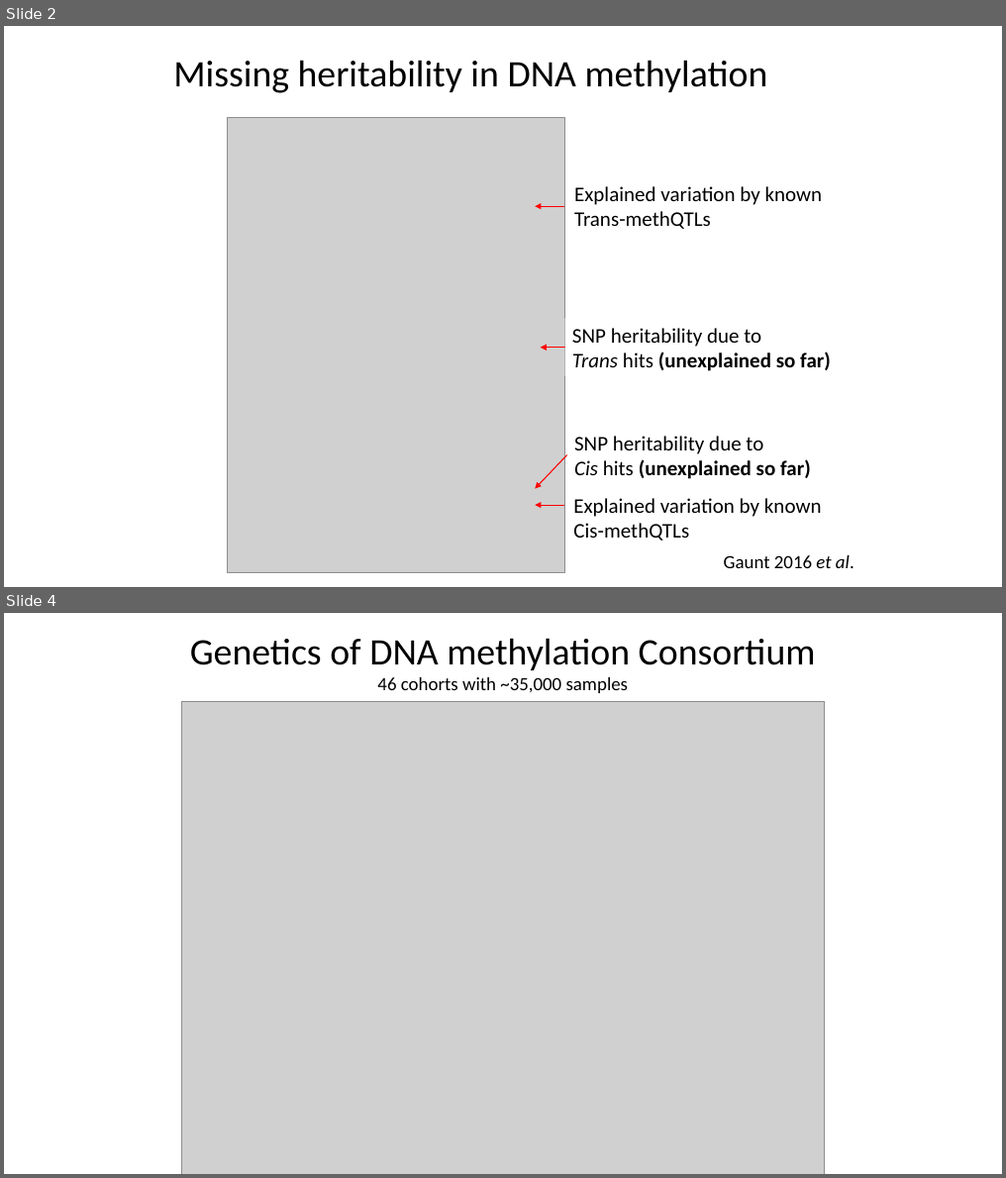
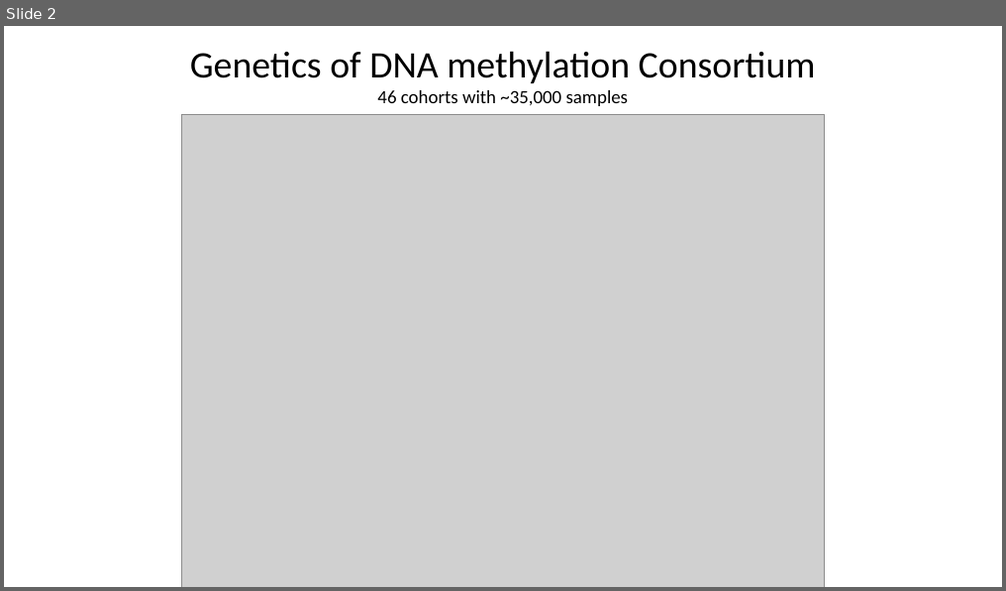
Before and after one commit to MRCIEU/godmc_phase2_analysis, a slide deck: docs/presentations/20170505_analyst_call.pptx. Shown one above the other, each under a label of ours: slides 2 and 4 before the commit, slide 2 after it; the slides between them are not shown. The pictures are 1006x1178 and 1006x591 pixels, drawn with LibreOffice and Linux fonts; fonts in the diff are those of the drawing; grey boxes stand for pictures. Boxes give left, top, right and bottom in pixels: in the first picture for what was removed or moved away, otherwise in the second. Text is boxed around its words. In the diff, an @@ line names an element or a change of style, - is before the commit and + after.

```diff
--- a/docs/presentations/20170505_analyst_call.pptx
+++ b/docs/presentations/20170505_analyst_call.pptx
@@ slide 2 removed at [4, 26, 1002, 587], background #FFFFFF @@
@@ title removed at [173, 60, 768, 93] @@
-Missing heritability in DNA methylation
@@ picture removed at [228, 117, 564, 573] @@
@@ text removed at [574, 186, 823, 229] @@
-Explained variation by known
-Trans-methQTLs
@@ arrow removed from (564, 206) to (535, 206) @@
@@ arrow removed from (564, 348) to (541, 348) @@
@@ text removed at [572, 328, 831, 372] @@
-SNP heritability due to
-Trans hits (unexplained so far)
@@ text removed at [574, 436, 811, 479] @@
-SNP heritability due to
-Cis hits (unexplained so far)
@@ arrow removed from (567, 456) to (535, 488) @@
@@ text removed at [573, 498, 822, 541] @@
-Explained variation by known
-Cis-methQTLs
@@ arrow removed from (564, 505) to (535, 505) @@
@@ text removed at [724, 556, 854, 569] @@
-Gaunt 2016 et al.
@@ what was slide 4 is now slide 2 @@
```
Also in this commit, not shown: 2 slides changed, 4 slides added, 2 other files.
